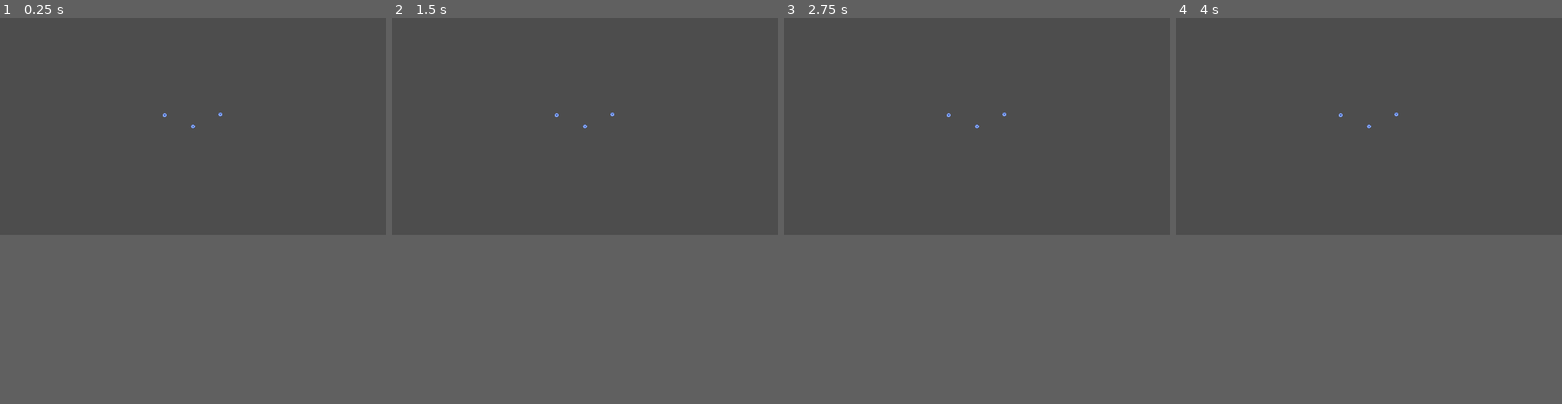
Above: before the commit, frames 1-4 (left to right).
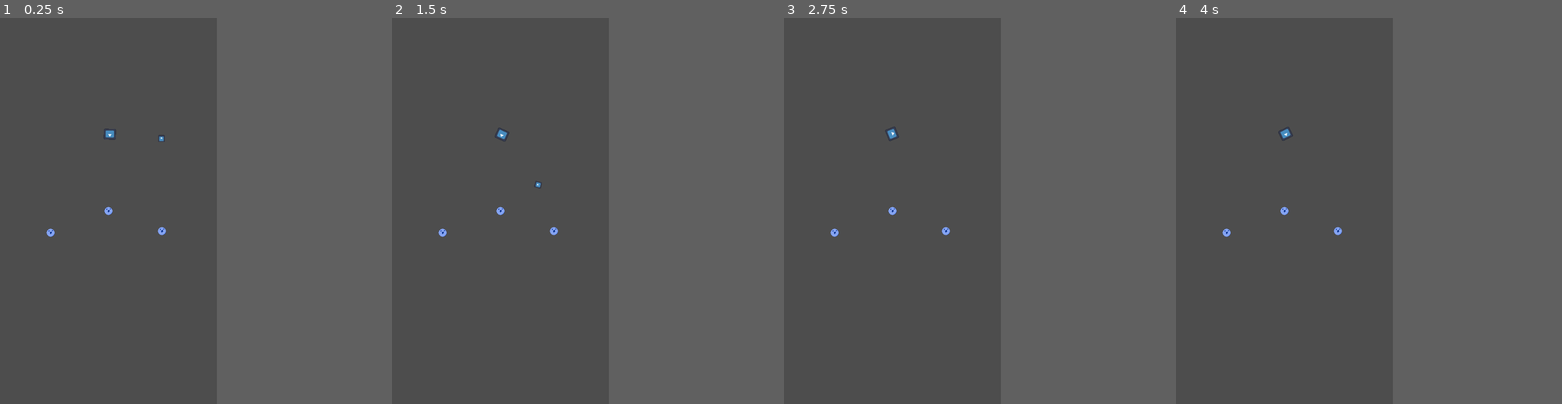
Above: after the commit, the same moments.

Repository: teachermanjeff/physics2025
Game: Godot game, scene res://playtest.tscn
Two runs of this game, one before a commit and one after it. Both use one fixed random seed, a clock stepped at 60 frames per second and the inputs below. The project has no main scene, so this scene is started directly. The engine's default icon, where the game draws it, is replaced by a stand-in: a white triangle on a blue panel in a dark square.
Inputs (mouse positions are in pixels of both pictures, inside the frame that each line leads up to):
- Up to frame 1 (0.25 s): no input
- Up to frame 2 (1.5 s): tap Enter at 0.5 s; move the mouse to (669, 114) at 0.52 s; move the mouse to (507, 137) at 1.27 s
- Up to frame 3 (2.75 s): move the mouse to (1015, 79) at 2.02 s
- Up to frame 4 (4 s): tap Space at 2.75 s; move the mouse to (1349, 168) at 2.77 s; tap Enter at 3.5 s; move the mouse to (1484, 160) at 3.52 s
In our replay, the window is 799x449 before the commit and 449x799 after it. These sizes can differ from the game's own. Grey fills any space a smaller window leaves; there, only what the larger window draws over its background counts as a difference.

The runs differ from the first frame. In frame 1, 0.2% of the frame differs, in the area x 12-58%, y 24-57%; in frame 2, 0.2%; in frame 3, 0.2%; in frame 4, 0.2%.

Commit message:
added ball and cannon scenes

Diff:
--- /dev/null
+++ b/bouncegame/ball.tscn
@@ -0,0 +1,19 @@
+[gd_scene load_steps=4 format=3 uid="uid://b6vwkbbf2ka3r"]
+
+[ext_resource type="Texture2D" uid="uid://k2oyqqvuo3lg" path="res://icon.svg" id="1_x8fbi"]
+
+[sub_resource type="PhysicsMaterial" id="PhysicsMaterial_x8fbi"]
+bounce = 0.77
+
+[sub_resource type="CircleShape2D" id="CircleShape2D_41u45"]
+
+[node name="ball" type="RigidBody2D"]
+physics_material_override = SubResource("PhysicsMaterial_x8fbi")
+
+[node name="CollisionShape2D" type="CollisionShape2D" parent="."]
+shape = SubResource("CircleShape2D_41u45")
+
+[node name="Sprite2D" type="Sprite2D" parent="."]
+position = Vector2(4.76837e-07, 0.5)
+scale = Vector2(0.125, 0.132813)
+texture = ExtResource("1_x8fbi")
--- /dev/null
+++ b/bouncegame/cannon.gd
@@ -0,0 +1 @@
+extends Node2D
--- /dev/null
+++ b/bouncegame/cannon.tscn
@@ -0,0 +1,18 @@
+[gd_scene load_steps=4 format=3 uid="uid://cl0wmqo673iiy"]
+
+[ext_resource type="Script" uid="uid://dapn6e18c07hi" path="res://static_body_2d.gd" id="1_23j6s"]
+[ext_resource type="Texture2D" uid="uid://k2oyqqvuo3lg" path="res://icon.svg" id="2_72ky0"]
+
+[sub_resource type="RectangleShape2D" id="RectangleShape2D_odvvv"]
+
+[node name="cannon" type="StaticBody2D"]
+script = ExtResource("1_23j6s")
+
+[node name="CollisionShape2D" type="CollisionShape2D" parent="."]
+shape = SubResource("RectangleShape2D_odvvv")
+
+[node name="Sprite2D" type="Sprite2D" parent="."]
+position = Vector2(-1, -2.5)
+rotation = 1.5708
+scale = Vector2(0.234375, 0.210938)
+texture = ExtResource("2_72ky0")
--- a/bouncegame/playtest.tscn
+++ b/bouncegame/playtest.tscn
@@ -1,6 +1,8 @@
-[gd_scene load_steps=2 format=3 uid="uid://3i5ulpi715m5"]
+[gd_scene load_steps=4 format=3 uid="uid://3i5ulpi715m5"]
 
 [ext_resource type="PackedScene" uid="uid://dh4nvugrkegbn" path="res://normal_peg.tscn" id="1_qjlvb"]
+[ext_resource type="PackedScene" uid="uid://b6vwkbbf2ka3r" path="res://ball.tscn" id="2_e2qus"]
+[ext_resource type="PackedScene" uid="uid://cl0wmqo673iiy" path="res://cannon.tscn" id="3_2iy5o"]
 
 [node name="playtest" type="Node2D"]
 
@@ -9,7 +11,13 @@
 [node name="normal_peg" parent="." instance=ExtResource("1_qjlvb")]
 
 [node name="normal_peg" parent="normal_peg" instance=ExtResource("1_qjlvb")]
-position = Vector2(-141, -56)
+position = Vector2(-144, 54)
 
 [node name="normal_peg" parent="normal_peg/normal_peg" instance=ExtResource("1_qjlvb")]
 position = Vector2(277, -4)
+
+[node name="ball" parent="." instance=ExtResource("2_e2qus")]
+position = Vector2(132, -209)
+
+[node name="StaticBody2D" parent="." instance=ExtResource("3_2iy5o")]
+position = Vector2(1, -190)
--- a/bouncegame/project.godot
+++ b/bouncegame/project.godot
@@ -16,5 +16,13 @@
 
 [display]
 
-window/size/viewport_width=1920
-window/size/viewport_height=1080
+window/size/viewport_width=540
+window/size/viewport_height=960
+
+[input]
+
+"left click"={
+"deadzone": 0.2,
+"events": [Object(InputEventMouseButton,"resource_local_to_scene":false,"resource_name":"","device":-1,"window_id":0,"alt_pressed":false,"shift_pressed":false,"ctrl_pressed":false,"meta_pressed":false,"button_mask":0,"position":Vector2(0, 0),"global_position":Vector2(0, 0),"factor":1.0,"button_index":1,"canceled":false,"pressed":false,"double_click":false,"script":null)
+]
+}
--- /dev/null
+++ b/bouncegame/static_body_2d.gd
@@ -0,0 +1,3 @@
+extends StaticBody2D
+func _process(delta):
+	look_at(get_global_mouse_position())
Not shown, added: bouncegame/cannon.gd.uid
Not shown, added: bouncegame/static_body_2d.gd.uid
